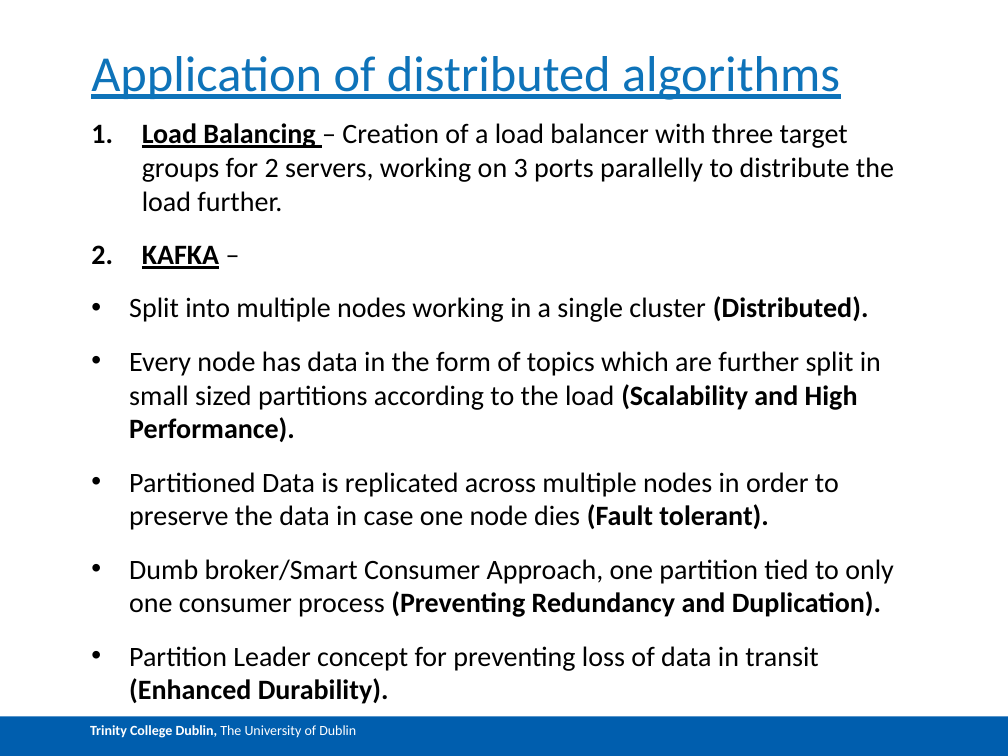
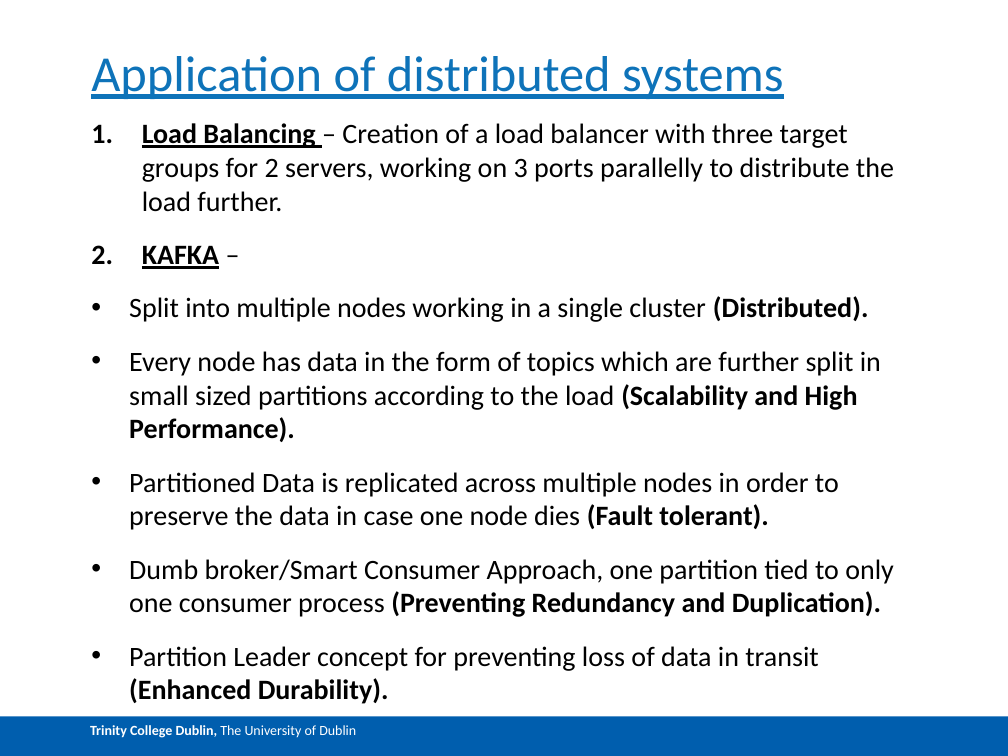
Before and after one commit to ppkkll/LoginPage, a slide deck: slide 6 of Documents/ASE Demo Group 9.pptx. Drawn at 1008x756 pixels with LibreOffice and Linux fonts; fonts in the diff are those of the drawing. Boxes give left, top, right and bottom in pixels: in the first picture for what was removed or moved away, otherwise in the second. Text is boxed around its words. In the diff, an @@ line names an element or a change of style, - is before the commit and + after.

```diff
--- a/Documents/ASE Demo Group 9.pptx
+++ b/Documents/ASE Demo Group 9.pptx
@@ title at box(91, 56, 784, 99): text changed @@
-Application of distributed algorithms
+Application of distributed systems
```
Also in this commit, not shown: 8 other slides changed, 2 slides added, 1 slide removed.
